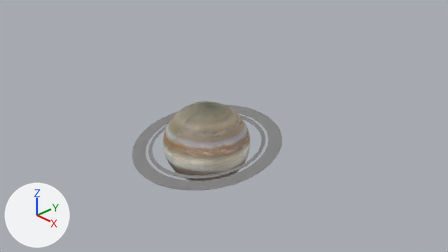
What one commit did to the Blender file PA7/models/jupiter.blend.
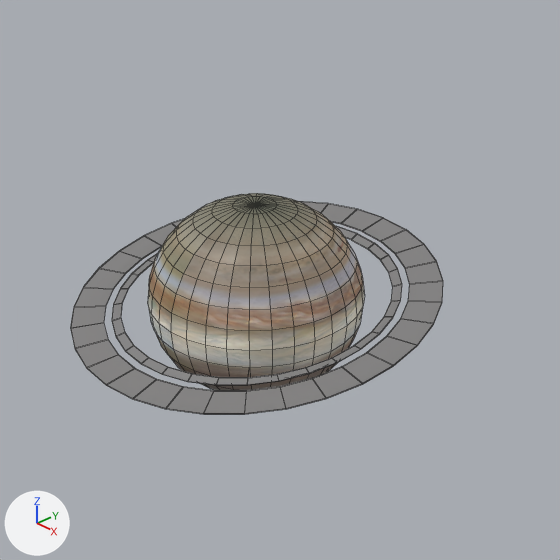
There are two pictures of each version: one from the file's camera 'Camera', one close up on the part from 23% to 73% of the width and 9% to 99% of the height. The lights are fixed; the arrows at lower left show +X, +Y and +Z. The close-ups show mesh edges as thin lines.

Before the edit, the objects in view are built like this:
```python
me_circle = bpy.data.meshes.new('Circle')
me_circle.from_pydata(...)  # 132 vertices, 66 faces; spans x -1.0..1.0, y -1.0..1.0, z 0.0..0.01
me_circle.materials.append(mat_jupiterringtexture_png)  # picture img_jupiterringtexture_png
me_circle_001 = bpy.data.meshes.new('Circle.001')
me_circle_001.from_pydata(...)  # 132 vertices, 66 faces; spans x -1.0..1.0, y -1.0..1.0, z -0.02..0.02
me_circle_001.materials.append(mat_jupiterringtexture_png)  # picture img_jupiterringtexture_png
me_sphere_001 = bpy.data.meshes.new('Sphere.001')
me_sphere_001.from_pydata(...)  # 544 vertices, 512 faces; spans x -1.0..1.0, y -1.0..1.0, z -0.98..0.98
me_sphere_001.materials.append(mat_jupitertexture_png)  # picture img_jupitertexture_png
ob_circle = bpy.data.objects.new('Circle', me_circle)
ob_circle.location = (0.0, 0.0, 0.0)
ob_circle.rotation_euler = (0.139, 0.0, 0.0)  # degrees (8, 0, 0)
ob_circle.scale = (1.72, 1.72, 1.72)
ob_circle_001 = bpy.data.objects.new('Circle.001', me_circle_001)
ob_circle_001.location = (0.0, 0.0, 0.0)
ob_circle_001.rotation_euler = (0.139, 0.0, 0.0)  # degrees (8, 0, 0)
ob_circle_001.scale = (1.35, 1.35, 1.35)
ob_sphere = bpy.data.objects.new('Sphere', me_sphere_001)
ob_sphere.location = (0.0, 0.0, 0.0)
ob_sphere.scale = (1.0, 1.0, 0.927)
```
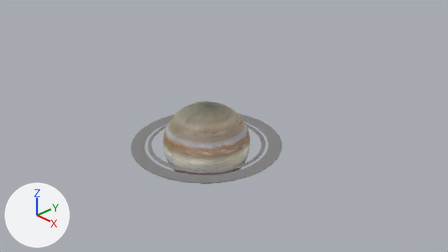
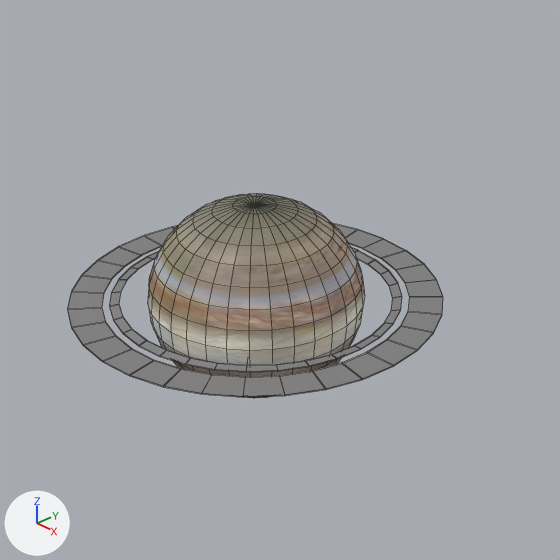
Pixel boxes (x1, y1, x2, y2) of what changed, in the close-ups (560 x 560 px):
'Circle', turned: before (70, 201, 443, 414); after (68, 223, 443, 397)
'Circle.001', turned: before (112, 226, 402, 385); after (109, 248, 402, 372)

What the commit changed:
Object 'Circle.001' (ob_circle_001) turns from (8, 0, 0) to (0, 0, 0) degrees about x, y and z.
Object 'Circle' (ob_circle) turns from (8, 0, 0) to (0, 0, 0) degrees about x, y and z.
